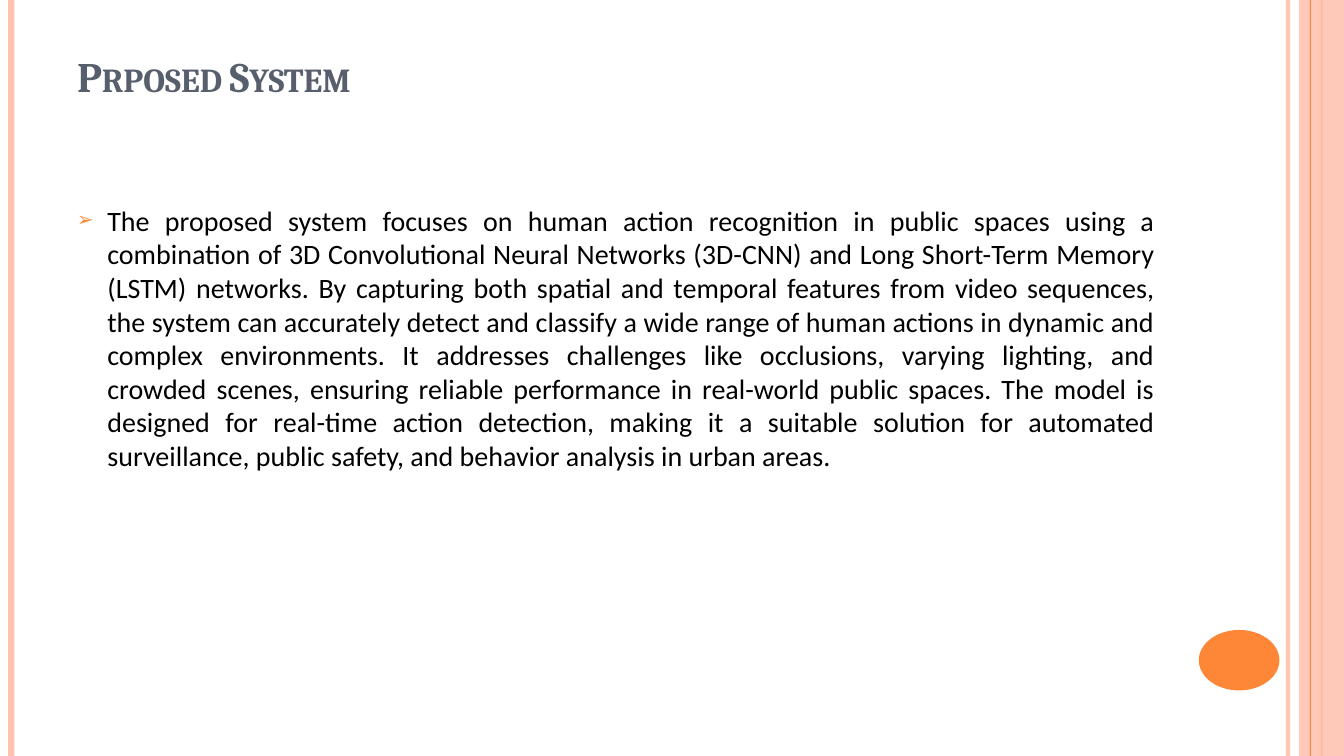
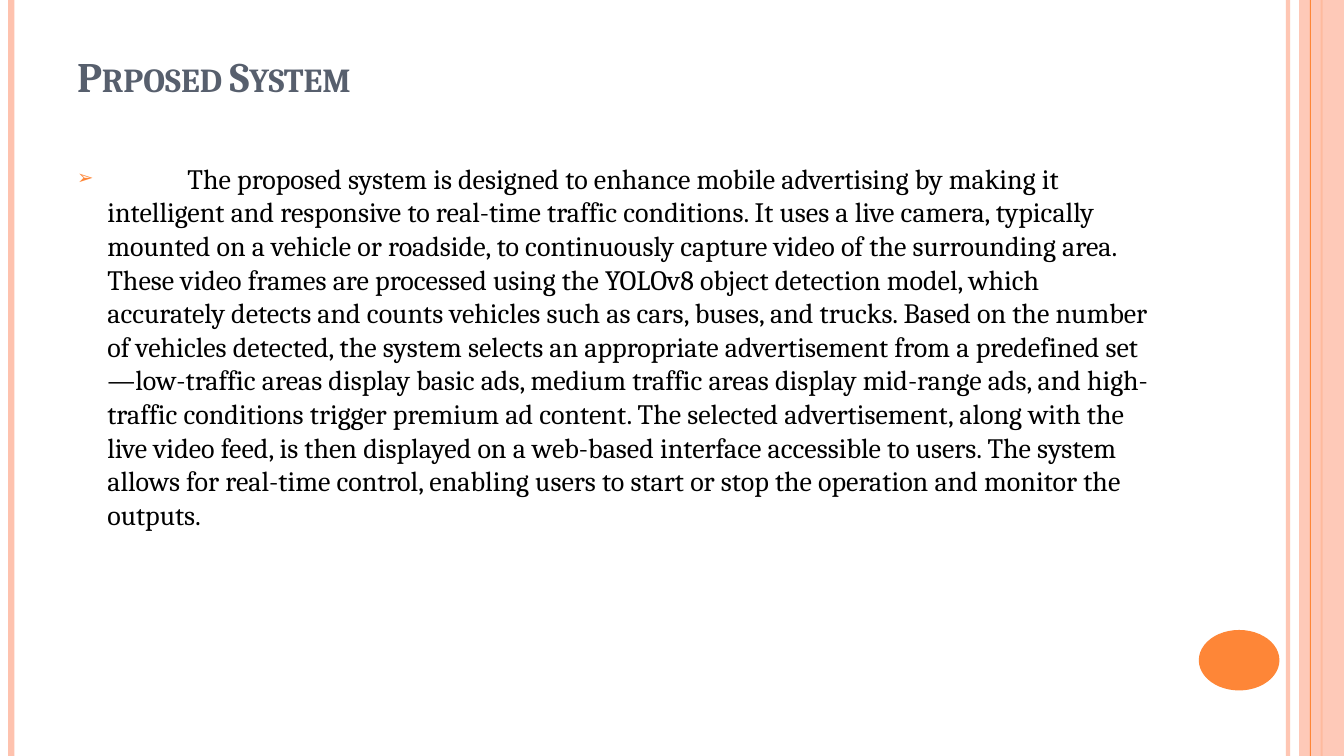
Before and after one commit to karthikeya-goud/Mini_project, a slide deck: slide 4 of B10 PRC 3.pptx. Drawn at 1344x756 pixels with LibreOffice and Linux fonts; fonts in the diff are those of the drawing. Boxes give left, top, right and bottom in pixels: in the first picture for what was removed or moved away, otherwise in the second. Text is boxed around its words. In the diff, an @@ line names an element or a change of style, - is before the commit and + after.

```diff
--- a/B10 PRC 3.pptx
+++ b/B10 PRC 3.pptx
@@ text at (107, 169, 1148, 531): text changed; font Calibri to Cambria @@
-➢ The proposed system focuses on human action recognition in public spaces using a combination of 3D Convolutional Neural Networks (3D-CNN) and Long Short-Term Memory (LSTM) networks. By capturing both spatial and temporal features from video sequences, the system can accurately detect and classify a wide range of human actions in dynamic and complex environments. It addresses challenges like occlusions, varying lighting, and crowded scenes, ensuring reliable performance in real-world public spaces. The model is designed for real-time action detection, making it a suitable solution for automated surveillance, public safety, and behavior analysis in urban areas.
+➢ The proposed system is designed to enhance mobile advertising by making it intelligent and responsive to real-time traffic conditions. It uses a live camera, typically mounted on a vehicle or roadside, to continuously capture video of the surrounding area. These video frames are processed using the YOLOv8 object detection model, which accurately detects and counts vehicles such as cars, buses, and trucks. Based on the number of vehicles detected, the system selects an appropriate advertisement from a predefined set—low-traffic areas display basic ads, medium traffic areas display mid-range ads, and high-traffic conditions trigger premium ad content. The selected advertisement, along with the live video feed, is then displayed on a web-based interface accessible to users. The system allows for real-time control, enabling users to start or stop the operation and monitor the outputs.
```
Also in this commit, not shown: 15 other slides changed, 3 slides added, 6 slides removed.
